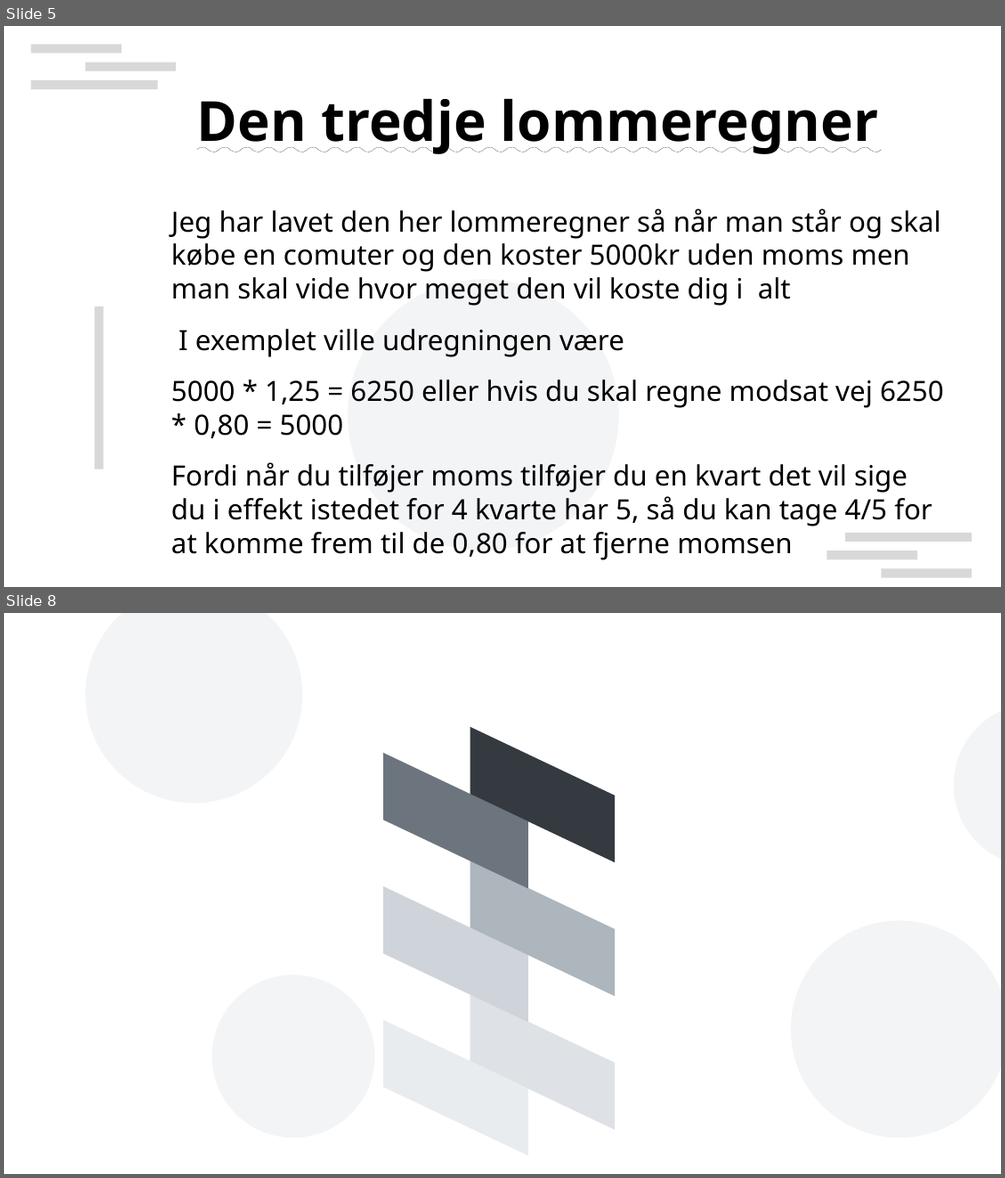
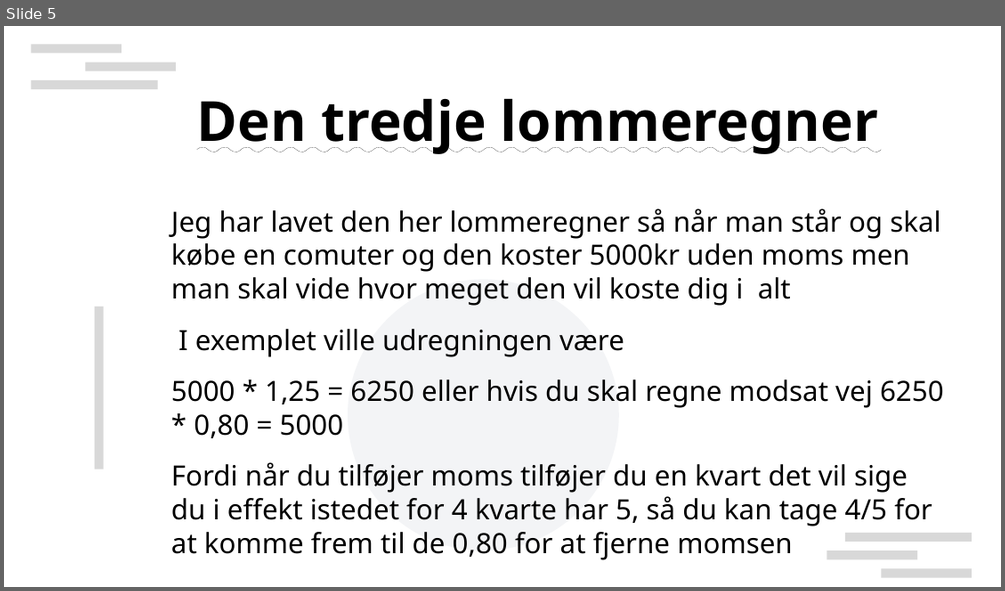
Before and after one commit to Oliper202020/mathExam, a slide deck: math-presentation.odp. Shown one above the other, each under a label of ours: slides 5 and 8 before the commit, slide 5 after it; the slides between them are not shown. The pictures are 1005x1178 and 1005x591 pixels, drawn with LibreOffice and Linux fonts; fonts in the diff are those of the drawing; background and template pictures are left out. Boxes give left, top, right and bottom in pixels: in the first picture for what was removed or moved away, otherwise in the second. Text is boxed around its words. In the diff, an @@ line names an element or a change of style, - is before the commit and + after.

```diff
--- a/math-presentation.odp
+++ b/math-presentation.odp
@@ slide 8 removed at box(4, 613, 1001, 1174), background #FFFFFF @@
@@ ellipse removed at box(85, 613, 302, 803) @@
@@ ellipse removed at box(954, 704, 1001, 867) @@
@@ ellipse removed at box(791, 921, 1001, 1137) @@
@@ ellipse removed at box(212, 975, 375, 1137) @@
@@ group removed at box(384, 727, 615, 1156): 6 parallelograms @@
```
Also in this commit, not shown: 4 slides changed, 1 slide added, 5 other slides removed, 2 other files.
